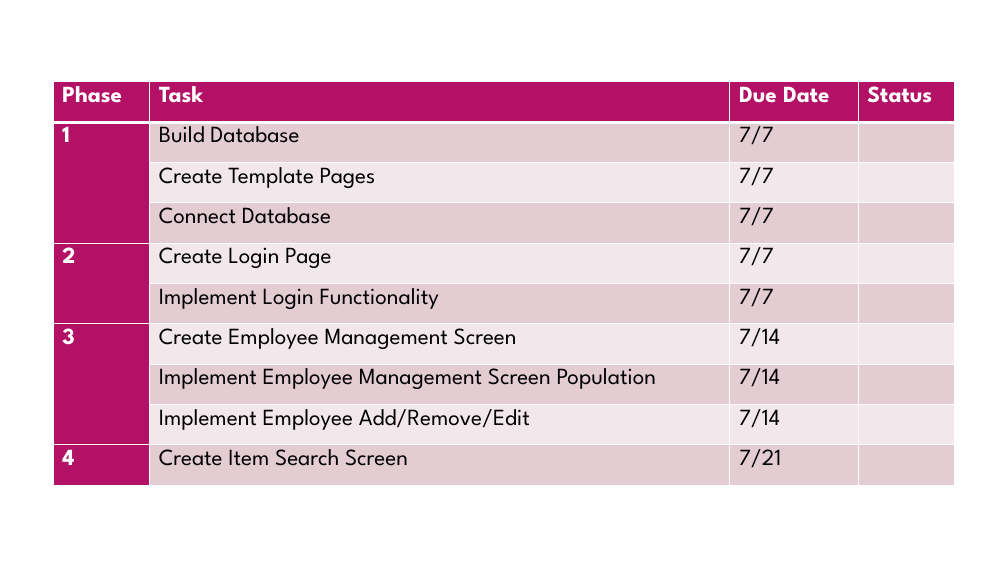
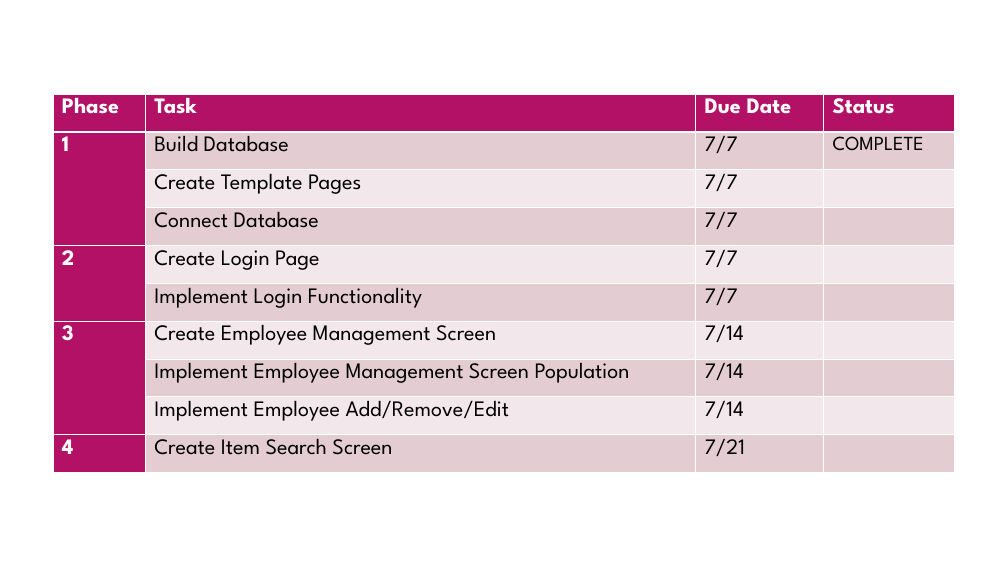
Before and after one commit to ddugan2/Cathco_IMS, a slide deck: slide 35 of CIMS_Deliverables.pptx. Drawn at 1008x567 pixels with LibreOffice and Linux fonts; fonts in the diff are those of the drawing. Boxes give left, top, right and bottom in pixels: in the first picture for what was removed or moved away, otherwise in the second. Text is boxed around its words. In the diff, an @@ line names an element or a change of style, - is before the commit and + after.

```diff
--- a/CIMS_Deliverables.pptx
+++ b/CIMS_Deliverables.pptx
@@ table at (53,95,954,497) @@
-row 2, column 4: 
+row 2, column 4: COMPLETE
@@ size 22 to 21 pt @@
@@ table: place and size @@
-table at (53,82,956,510)
+table at (53,95,954,497)
```
Also in this commit, not shown: 2 other files.
